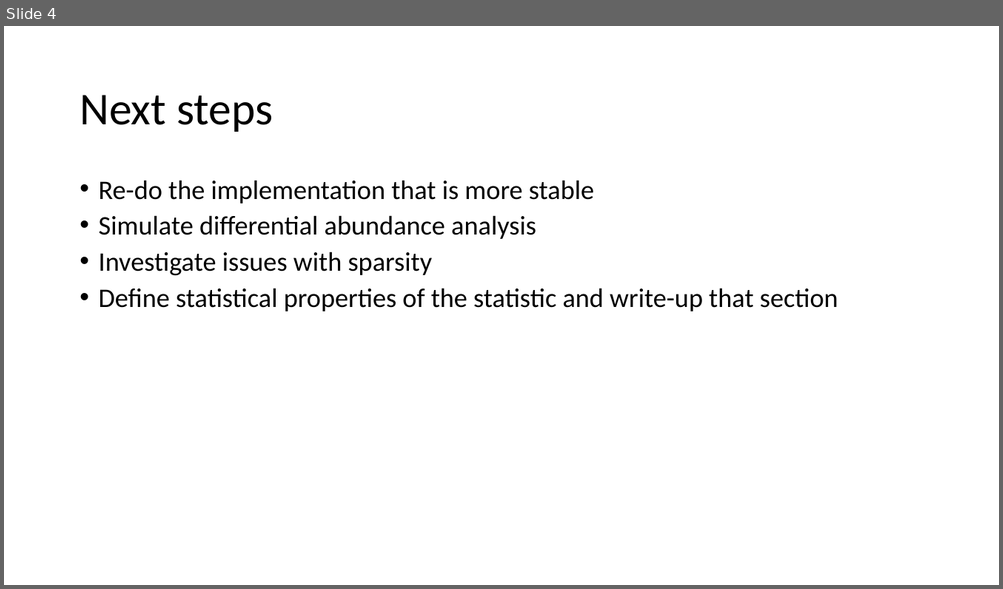
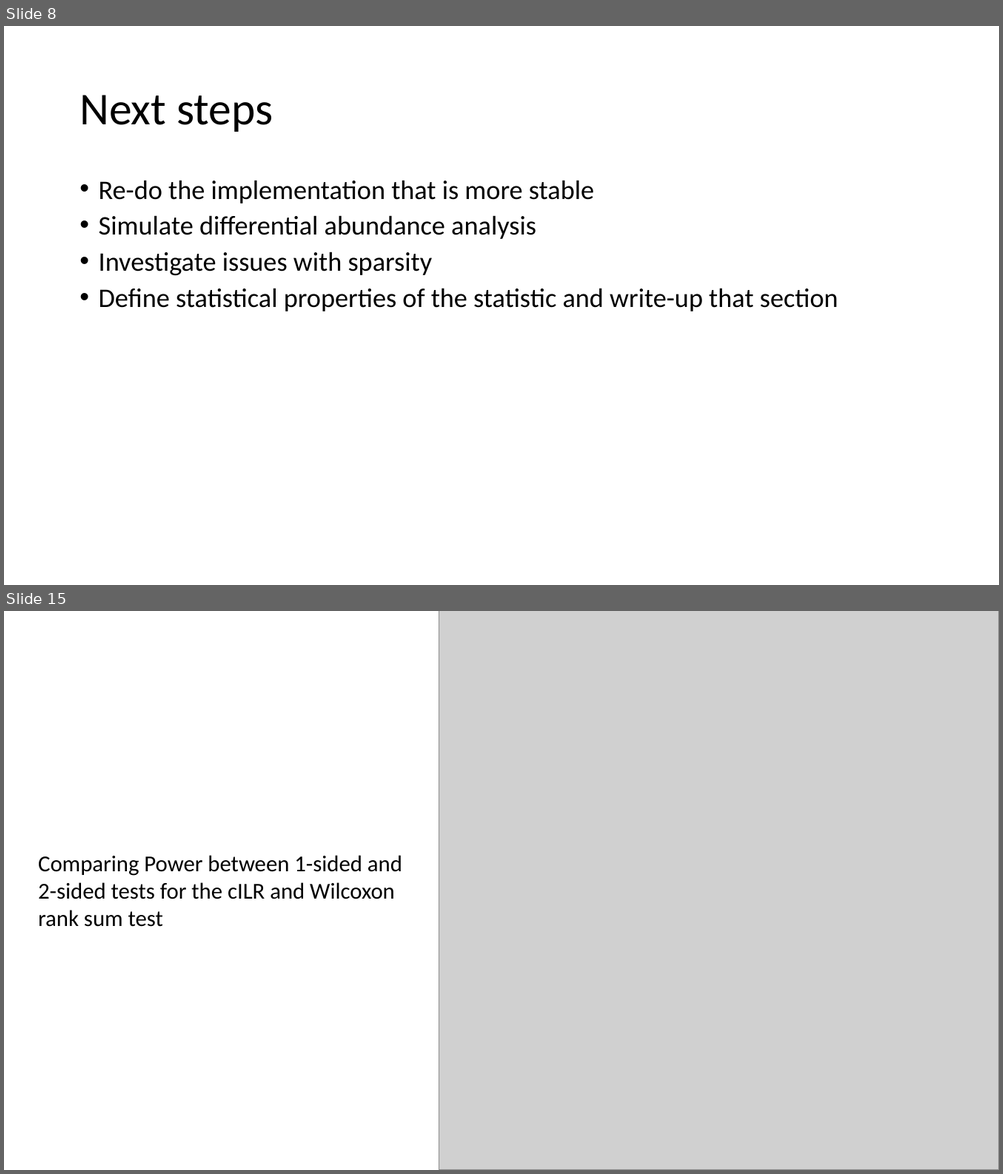
Before and after one commit to qpmnguyen/CBEA_analysis, a slide deck: docs/progress_report.pptx. Shown one above the other, each under a label of ours: slide 4 before the commit, slides 8 and 15 after it; the slides between them are not shown. The pictures are 1003x589 and 1003x1174 pixels, drawn with LibreOffice and Linux fonts; fonts in the diff are those of the drawing; grey boxes stand for pictures. Boxes give left, top, right and bottom in pixels: in the first picture for what was removed or moved away, otherwise in the second. Text is boxed around its words. In the diff, an @@ line names an element or a change of style, - is before the commit and + after.

```diff
--- a/docs/progress_report.pptx
+++ b/docs/progress_report.pptx
@@ slide 15 added at bbox=[4, 611, 999, 1170], background #FFFFFF @@
@@ picture added at bbox=[439, 611, 999, 1170] @@
@@ text added at bbox=[38, 855, 402, 927], 22 pt, text #000000 @@
+Comparing Power between 1-sided and 2-sided tests for the cILR and Wilcoxon rank sum test
@@ what was slide 4 is now slide 8 @@
```
Also in this commit, not shown: 14 other slides added, 3 slides removed, 17 other files.
